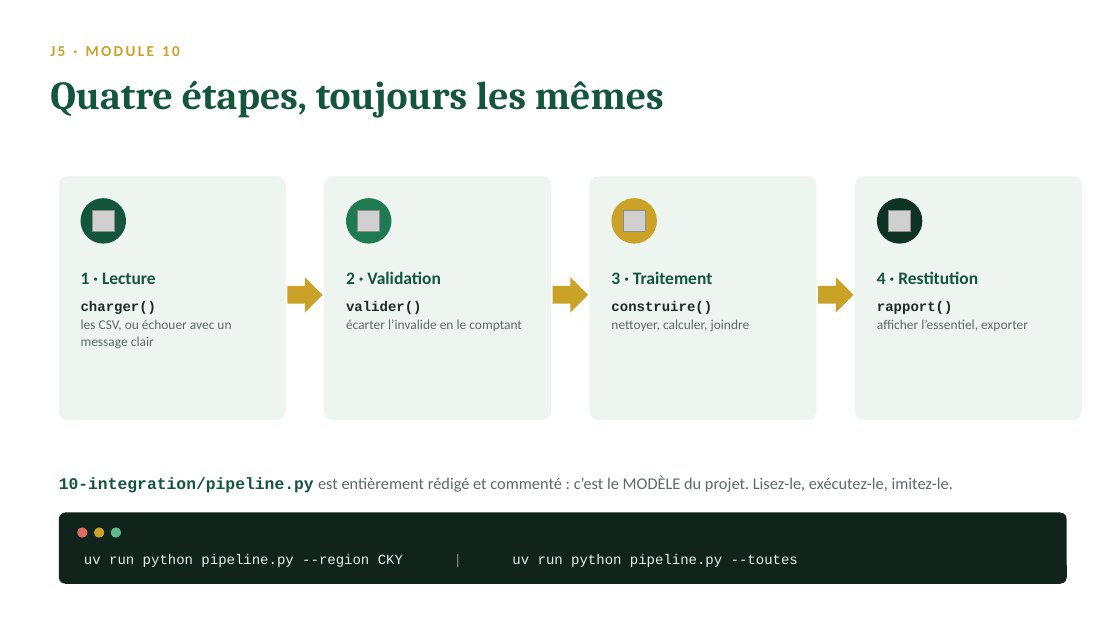
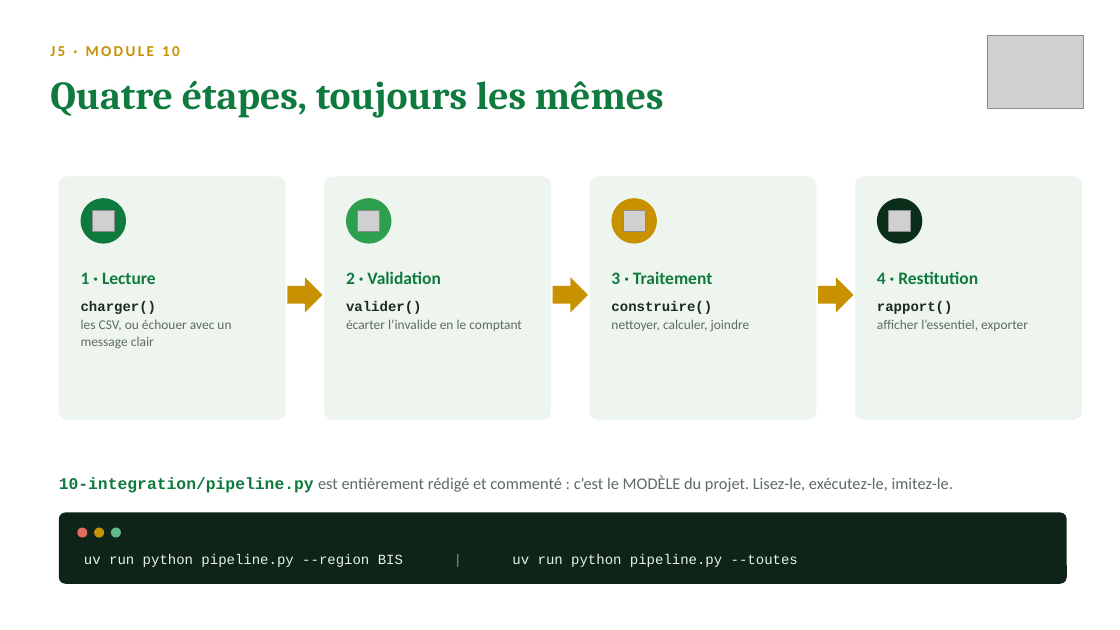
Before and after one commit to sogui/formation-python, a slide deck: slide 3 of slides/sources/J5-integration-projet.pptx. Drawn at 1120x630 pixels with LibreOffice and Linux fonts; fonts in the diff are those of the drawing; grey boxes stand for pictures. Boxes give left, top, right and bottom in pixels: in the first picture for what was removed or moved away, otherwise in the second. Text is boxed around its words. In the diff, an @@ line names an element or a change of style, - is before the commit and + after.

Commit message:
Guinée-Bissau (DGI) : correction géographique + nouveau design des slides
- Régions et secteurs de Guinée-Bissau (Bissau, Bafatá, Gabú, Cacheu…)
- Noms bissau-guinéens, téléphones 95/96/97, montants en FCFA
- Slides : palette drapeau (rouge/jaune/vert), logo DGI en couverture
  et en en-tête de chaque slide

```diff
--- a/slides/sources/J5-integration-projet.pptx
+++ b/slides/sources/J5-integration-projet.pptx
@@ text "J5 · MODULE 10" at bbox=[50, 46, 180, 56]: text colour #C9A227 to #C79100 @@
@@ picture added at bbox=[987, 35, 1084, 108] @@
@@ text colour #14563C to #0E7A3D in 5 elements at bbox=[81, 272, 156, 284], bbox=[346, 271, 440, 284], bbox=[611, 272, 712, 284], bbox=[877, 271, 978, 284], bbox=[50, 81, 664, 118] @@
@@ fill #EEF4F0 to #EEF5EF in 4 elements at bbox=[59, 176, 286, 420], bbox=[324, 176, 551, 420], bbox=[590, 176, 817, 420], bbox=[855, 176, 1082, 420] @@
@@ ellipse at bbox=[81, 198, 126, 244]: fill #14563C to #0E7A3D @@
@@ ellipse at bbox=[346, 198, 392, 244]: fill #1E7A50 to #2E9E4F @@
@@ text "10-integration/pipeline.py est entièrement rédigé et ..." at bbox=[59, 476, 953, 493]: text colour #14563C to #0E7A3D in "10-integration/pipeline.py" @@
@@ rounded rectangle at bbox=[59, 513, 1067, 584]: fill #10241B to #0F2418 @@
@@ fill #C9A227 to #C79100 in 5 elements at bbox=[287, 277, 323, 313], bbox=[553, 277, 588, 313], bbox=[612, 198, 657, 244], bbox=[818, 277, 854, 313], bbox=[94, 528, 104, 538] @@
@@ text at bbox=[84, 554, 798, 567]: text changed @@
-uv run python pipeline.py --region CKY | uv run python pipeline.py --toutes
+uv run python pipeline.py --region BIS | uv run python pipeline.py --toutes
```
Also in this commit, not shown: 9 other slides changed, 29 other files.
